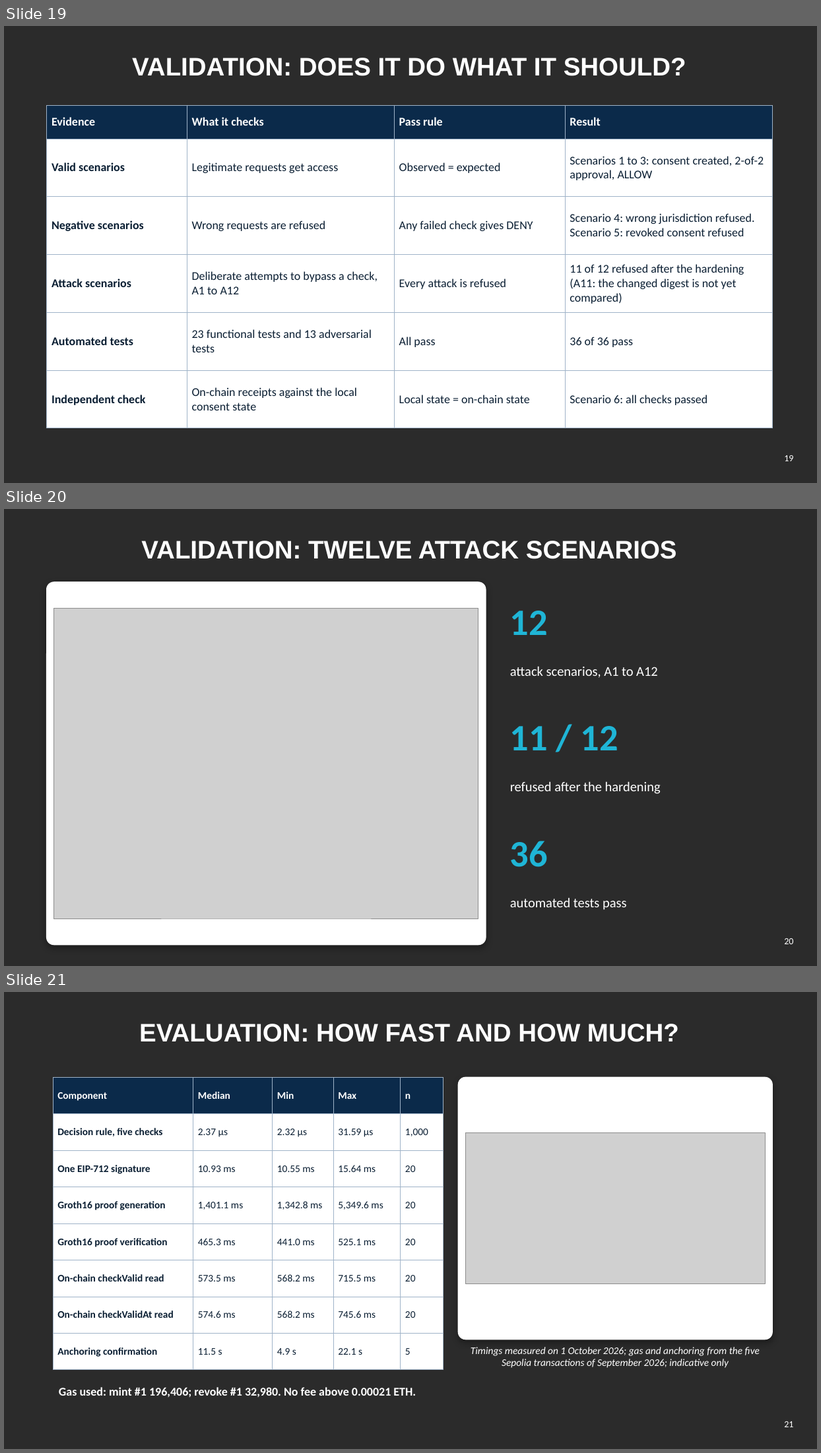
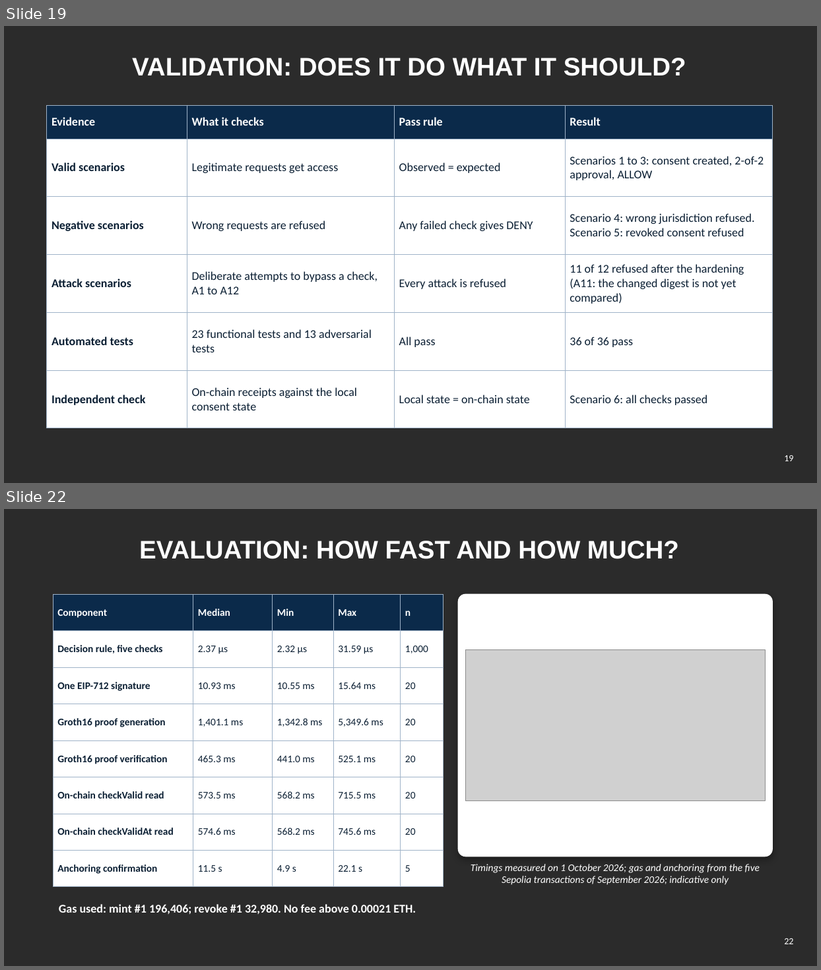
Before and after one commit to yasir12345678900/HealthRWA-Sepolia-Personal-try, a slide deck: docs/Yasir_Candidature_Reassessment_Slides_Simple.pptx. Shown one above the other, each under a label of ours: slides 19, 20 and 21 before the commit, slides 19 and 22 after it; the slides between them are not shown. The pictures are 821x1453 and 821x970 pixels, drawn with LibreOffice and Linux fonts; fonts in the diff are those of the drawing; grey boxes stand for pictures; background and template pictures are left out; a plain dark background stands for a picture behind light text. Boxes give left, top, right and bottom in pixels: in the first picture for what was removed or moved away, otherwise in the second. Text is boxed around its words. In the diff, an @@ line names an element or a change of style, - is before the commit and + after.

```diff
--- a/docs/Yasir_Candidature_Reassessment_Slides_Simple.pptx
+++ b/docs/Yasir_Candidature_Reassessment_Slides_Simple.pptx
@@ slide 20 removed at [4,509,817,966], background picture (left out) @@
@@ title removed at [141,541,677,559] @@
-VALIDATION: TWELVE ATTACK SCENARIOS
@@ rounded rectangle removed at [47,582,486,945] @@
@@ picture removed at [54,609,479,919] @@
@@ text removed at [510,611,548,635] @@
-12
@@ text removed at [510,666,658,678] @@
-attack scenarios, A1 to A12
@@ text removed at [510,726,618,751] @@
-11 / 12
@@ text removed at [510,782,661,794] @@
-refused after the hardening
@@ text removed at [510,841,548,867] @@
-36
@@ text removed at [510,898,627,910] @@
-automated tests pass
@@ page number removed at [784,939,793,945] @@
-20
@@ what was slide 21 is now slide 22 @@
@@ page number at [784,939,793,945]: text changed @@
-21
+22
```
Also in this commit, not shown: 2 slides added, 2 other files.
